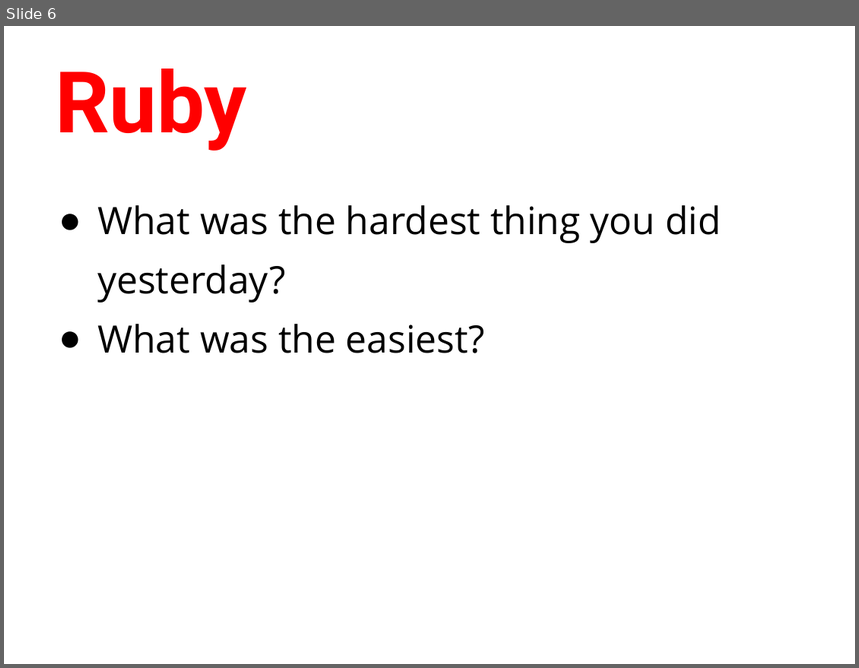
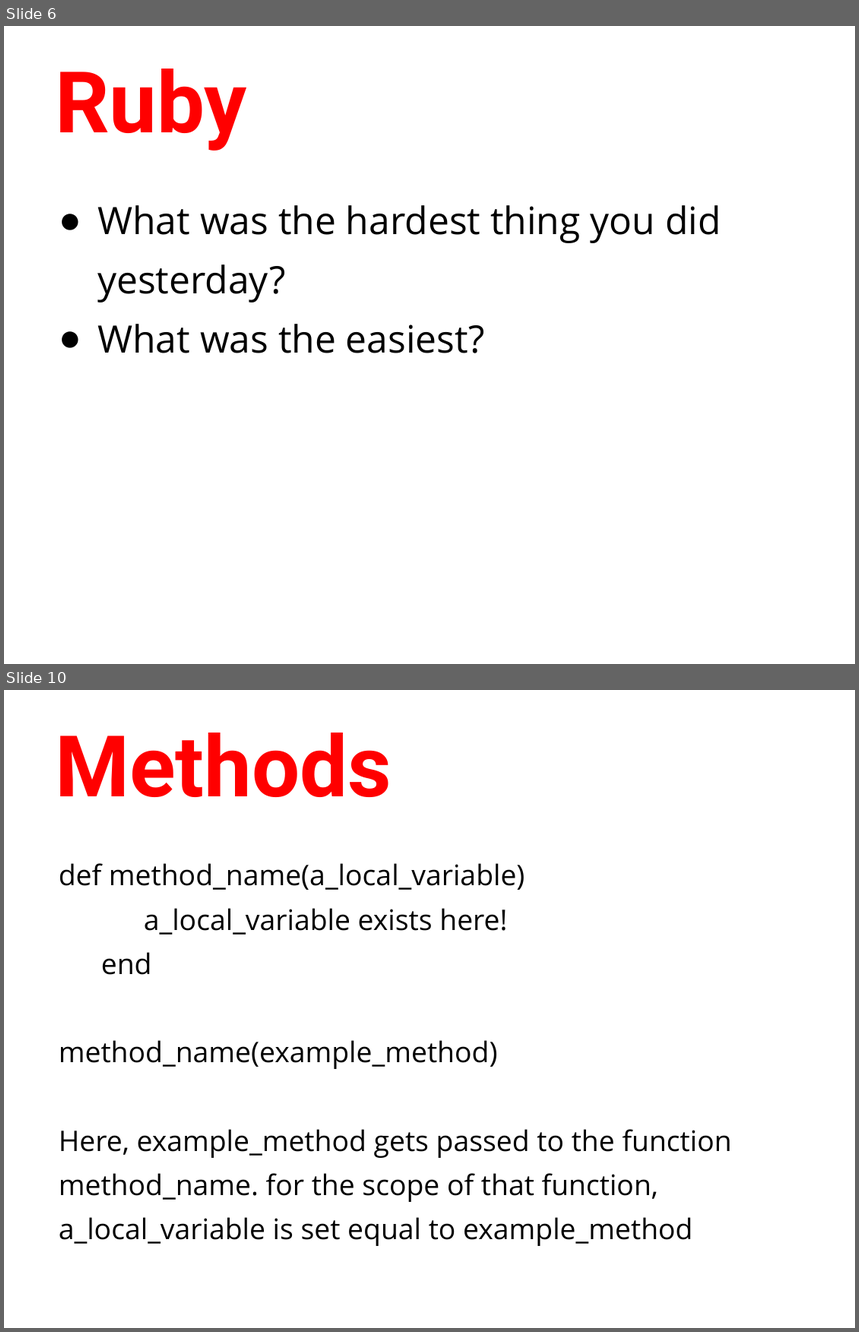
Before and after one commit to humanitiesprogramming/slides, a slide deck: day2-review.pptx. Shown one above the other, each under a label of ours: slide 6 before the commit, slides 6 and 10 after it; the slides between them are not shown. The pictures are 859x668 and 859x1332 pixels, drawn with LibreOffice and Linux fonts; fonts in the diff are those of the drawing. Boxes give left, top, right and bottom in pixels: in the first picture for what was removed or moved away, otherwise in the second. Text is boxed around its words. In the diff, an @@ line names an element or a change of style, - is before the commit and + after.

Commit message:
adds user class example

```diff
--- a/day2-review.pptx
+++ b/day2-review.pptx
@@ slide 10 added at (x1=4, y1=690, x2=855, y2=1328), background #FFFFFF @@
@@ title added at (x1=55, y1=733, x2=392, y2=797), 72 pt, text #FF0000, bold @@
+Methods
@@ text added at (x1=59, y1=863, x2=732, y2=1246), 24 pt, text #000000 @@
+def method_name(a_local_variable)
+a_local_variable exists here!
+end
+method_name(example_method)
+Here, example_method gets passed to the function method_name. for the scope of that function, a_local_variable is set equal to example_method
```
Also in this commit, not shown: 2 slides changed, 4 other slides added, 5 other files.
